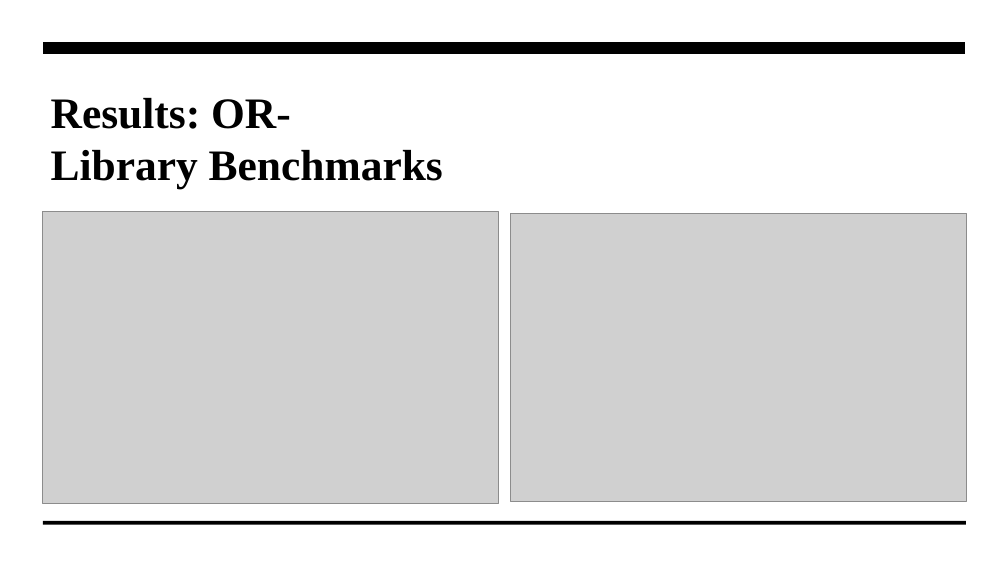
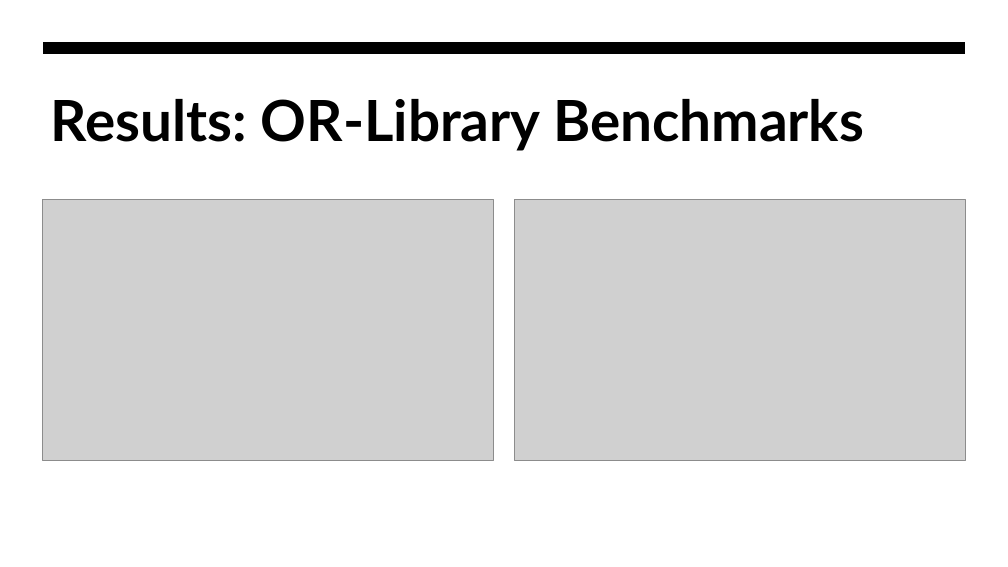
Before and after one commit to ErhanOnaldi/cse480-bitirme, a slide deck: slide 13 of CSE480_Presentation.pptx. Drawn at 1008x567 pixels with LibreOffice and Linux fonts; fonts in the diff are those of the drawing; grey boxes stand for pictures. Boxes give left, top, right and bottom in pixels: in the first picture for what was removed or moved away, otherwise in the second. Text is boxed around its words. In the diff, an @@ line names an element or a change of style, - is before the commit and + after.

```diff
--- a/CSE480_Presentation.pptx
+++ b/CSE480_Presentation.pptx
@@ title "Results: OR-Library Benchmarks" at <box>51,99,864,151</box>: size 41.4 to 54 pt, font Times New Roman to Lato @@
@@ picture: place and size @@
-picture at <box>43,212,499,504</box>
+picture at <box>43,200,494,461</box>
@@ picture: place and size @@
-picture at <box>511,213,967,502</box>
+picture at <box>514,200,965,461</box>
@@ freeform shape removed at <box>43,521,966,525</box> @@
```
Also in this commit, not shown: 2 other slides changed, 17 other files.
